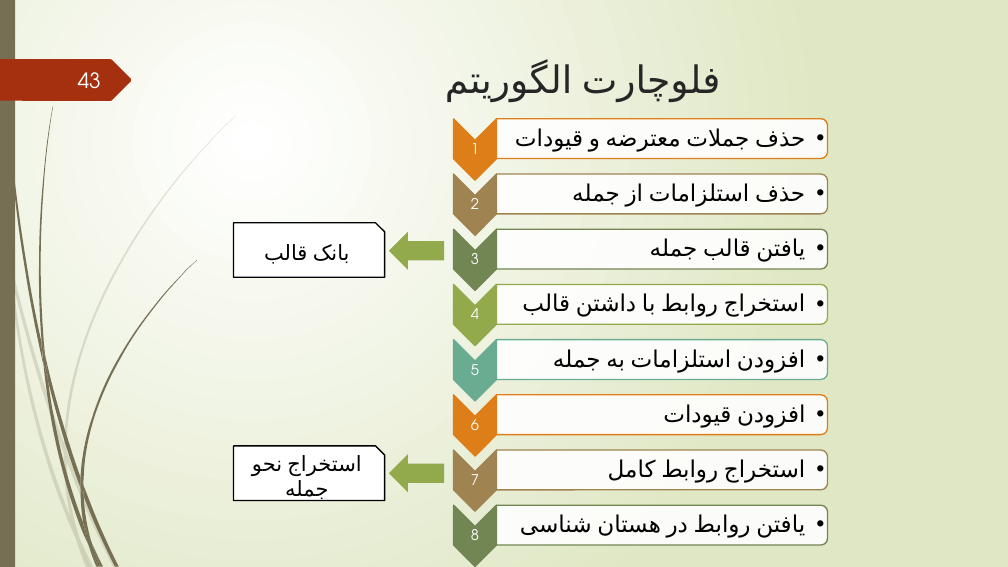
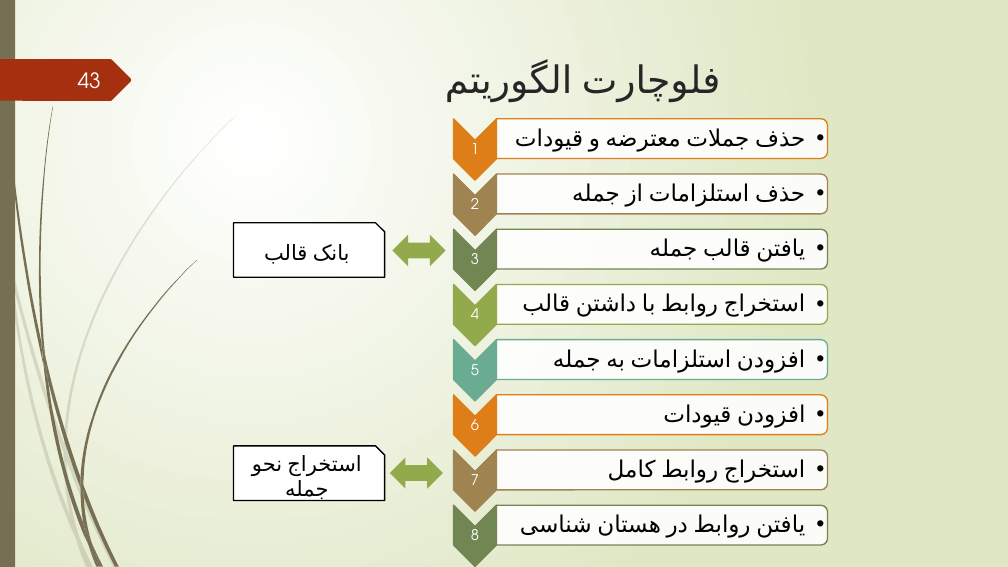
Before and after one commit to mahmoudrahat/PhD-Thesis-Documents, a slide deck: slide 43 of my powerpoints/Phd Thesis proposal.pptx. Drawn at 1008x567 pixels with LibreOffice and Linux fonts; fonts in the diff are those of the drawing. Boxes give left, top, right and bottom in pixels: in the first picture for what was removed or moved away, otherwise in the second. Text is boxed around its words. In the diff, an @@ line names an element or a change of style, - is before the commit and + after.

```diff
--- a/my powerpoints/Phd Thesis proposal.pptx
+++ b/my powerpoints/Phd Thesis proposal.pptx
@@ left right arrow at box(392, 235, 445, 266): left arrow to left right arrow @@
@@ left right arrow: place and size @@
-left right arrow at box(389, 231, 444, 270)
+left right arrow at box(392, 235, 445, 266)
@@ left right arrow: place and size @@
-left right arrow at box(389, 454, 444, 493)
+left right arrow at box(390, 457, 443, 488)
@@ left right arrow at box(390, 457, 443, 488): left arrow to left right arrow @@
```
Also in this commit, not shown: 8 other slides changed.
